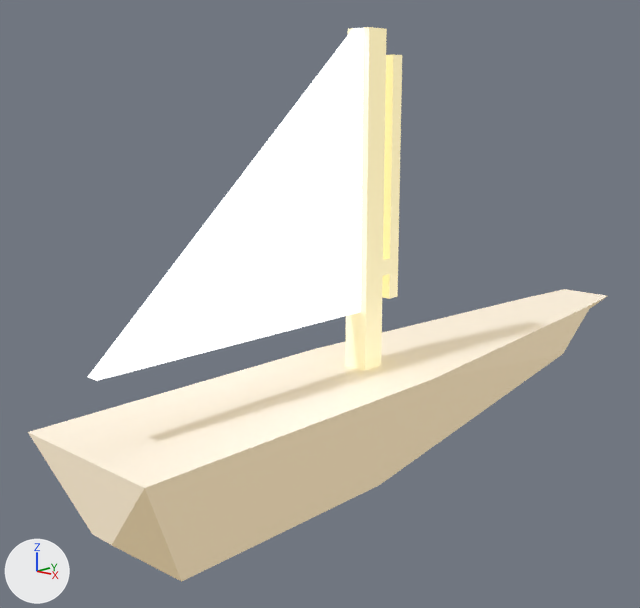
Before and after pictures for a commit that changed the Blender file public/models/riverboat.blend.
Camera for both pictures: a 50 mm camera at (8.51, -10.34, 4.98) aimed at (-0.98, -0.12, 1.81). Arrows for +X, +Y and +Z are at lower left; the lights stay in place.
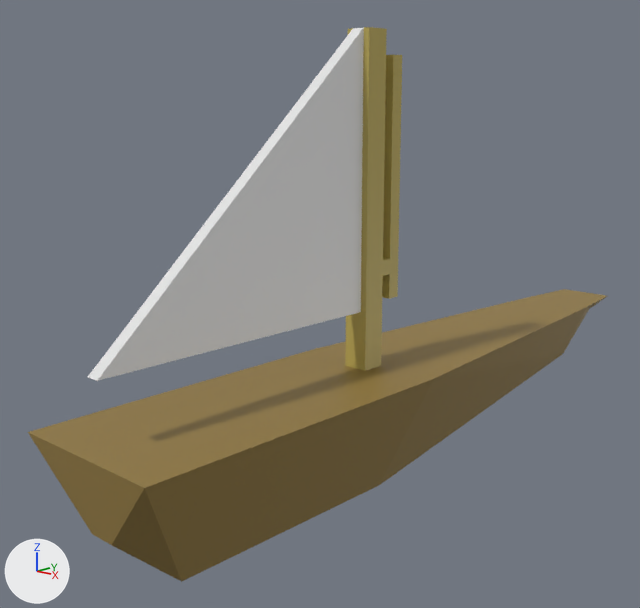
Changed parts and their boxes [x1, y1, x2, y2] in the pictures (640 x 608 px):
'Cube', recoloured, surface changed
    both: [28, 27, 607, 582]

Edits to the bpy script that builds the scene:
```text
Change mat_hull:
    remove mat_hull.emission_color = (0.3, 0.2, 0.05)  # yellow #957c3f
    remove mat_hull.emission_strength = 1.0
    mat_hull.base_color: (0.8, 0.8, 0.8) -> (0.3, 0.2, 0.05)  # white #e7e7e7 -> yellow #957c3f
Change mat_sail:
    remove mat_sail.emission_strength = 1.0
Change mat_mast:
    remove mat_mast.emission_color = (0.5, 0.4, 0.1)  # yellow #bcaa59
    remove mat_mast.emission_strength = 1.0
    mat_mast.base_color: (0.8, 0.8, 0.8) -> (0.5, 0.4, 0.1)  # white #e7e7e7 -> yellow #bcaa59
```
